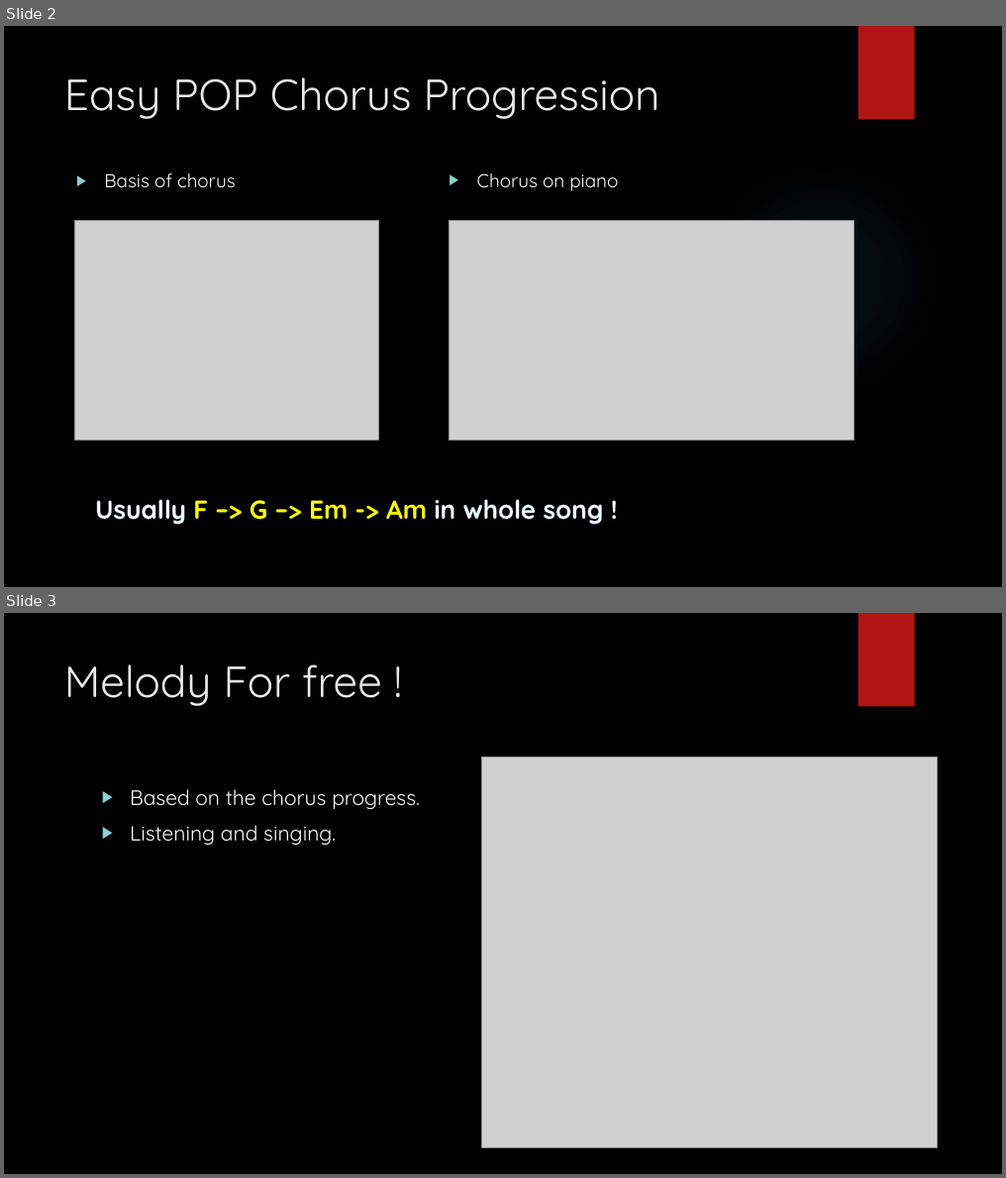
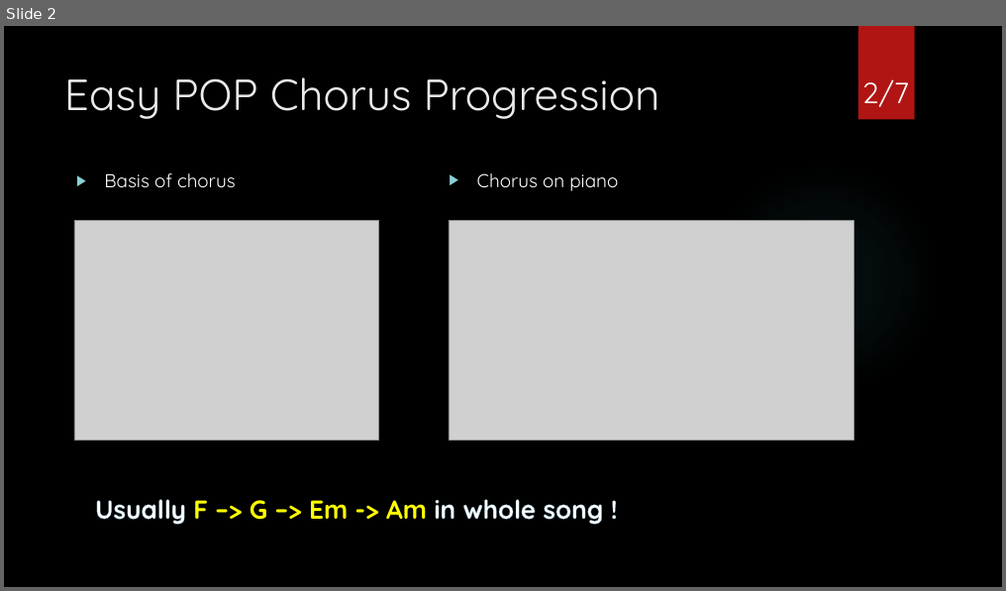
Before and after one commit to Johnny850807/BWS_IronMan, a slide deck: How easily to make a POP song.pptx. Shown one above the other, each under a label of ours: slides 2 and 3 before the commit, slide 2 after it. The pictures are 1006x1178 and 1006x591 pixels, drawn with LibreOffice and Linux fonts; fonts in the diff are those of the drawing; grey boxes stand for pictures; background and template pictures are left out. Boxes give left, top, right and bottom in pixels: in the first picture for what was removed or moved away, otherwise in the second. Text is boxed around its words. In the diff, an @@ line names an element or a change of style, - is before the commit and + after.

Commit message:
take off the slide of which talking about melod

```diff
--- a/How easily to make a POP song.pptx
+++ b/How easily to make a POP song.pptx
@@ slide 3 removed at [4,613,1002,1174], background picture (left out); not listed: 2 template elements that a slide beside it also shows @@
@@ title removed at [64,664,382,706] @@
-Melody For free !
@@ picture removed at [481,758,937,1149] @@
@@ text removed at [130,789,420,846] @@
-▶ Based on the chorus progress.
-▶ Listening and singing.
@@ slide 2 changed as well @@
@@ page number added at [862,79,909,107], 28 pt, text #FFFFFF @@
+2/7
```
Also in this commit, not shown: 5 other slides changed.
